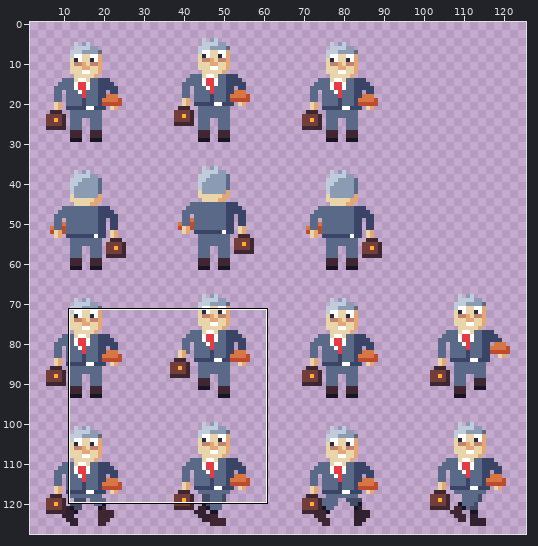
Edited in one commit: pixel-art file (assets/textures/characters/sovittelija_32.aseprite). The first picture is a wide view before the edit; the outline marks the close-up.
Close-up. Old version:
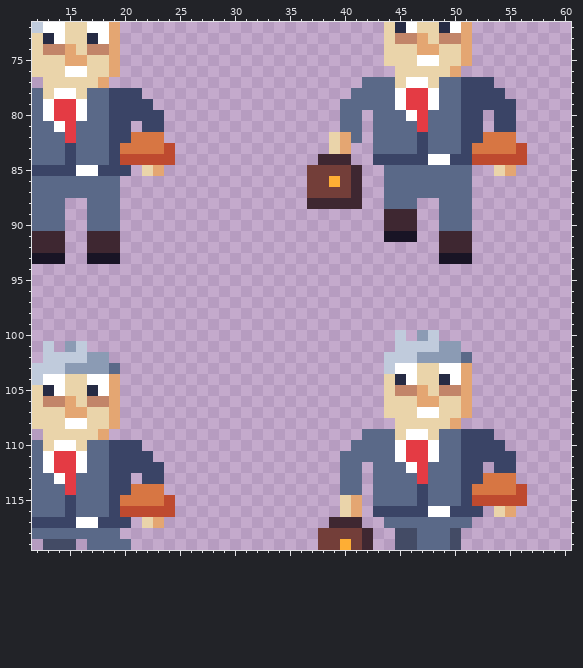
128x128 pixels, 1 frame. Shown: x 12..60, y 72..119. The wide view leaves out empty margins. The commit also changed other parts of the picture, which this record leaves out.
After the commit:
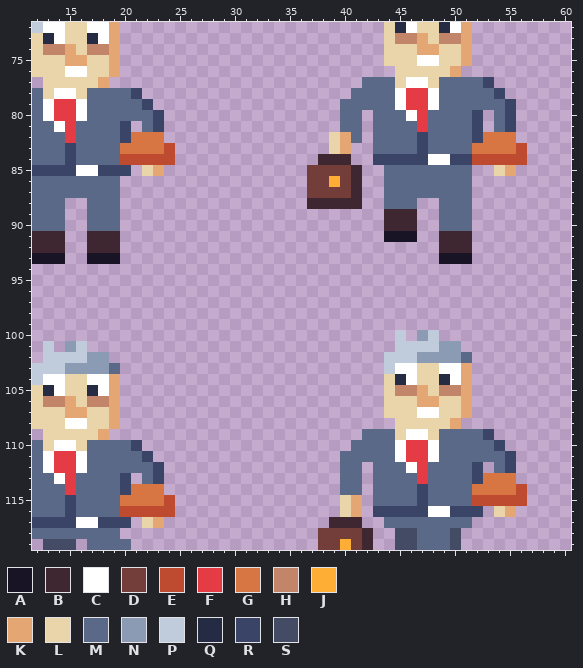
Palette (. is transparent): A #181425  B #3e2731  C #ffffff  D #733e39  E #be4a2f  F #e43b44  G #d77643  H #c28569  J #feae34  K #e4a672  L #ead4aa  M #5a6988  N #8b9bb4  P #c0cbdc  Q #262b44  R #3a4466  S #434b65
Changes in this commit:
Colour M replaces colour R in row 77 at x 51 to 52; in row 78 at x 19 to 20 and 51 to 53; in row 79 at x 19 to 21 and 51 to 54; in row 80 at x 19 to 22, 51 and 54; in row 81 at x 19, 22, 51 and 54; in rows 82 to 83 at x 19 and 51.
Colour M replaces colour R in row 84 at x 19; in row 109 at x 51 to 52; in row 110 at x 19 to 20 and 51 to 53; in row 111 at x 19 to 21 and 51 to 54; in row 112 at x 19 to 22, 51 and 54; in row 113 at x 19, 22 and 51.
Colour M replaces colour R in rows 114 to 115 at x 19 and 51; in row 116 at x 19.
Boxes around the changes in both close-ups, in picture pixels (x1, y1, x2, y2):
changed: (461, 77, 505, 154)
changed: (109, 88, 153, 165)
changed: (461, 429, 505, 506)
changed: (109, 440, 153, 517)
